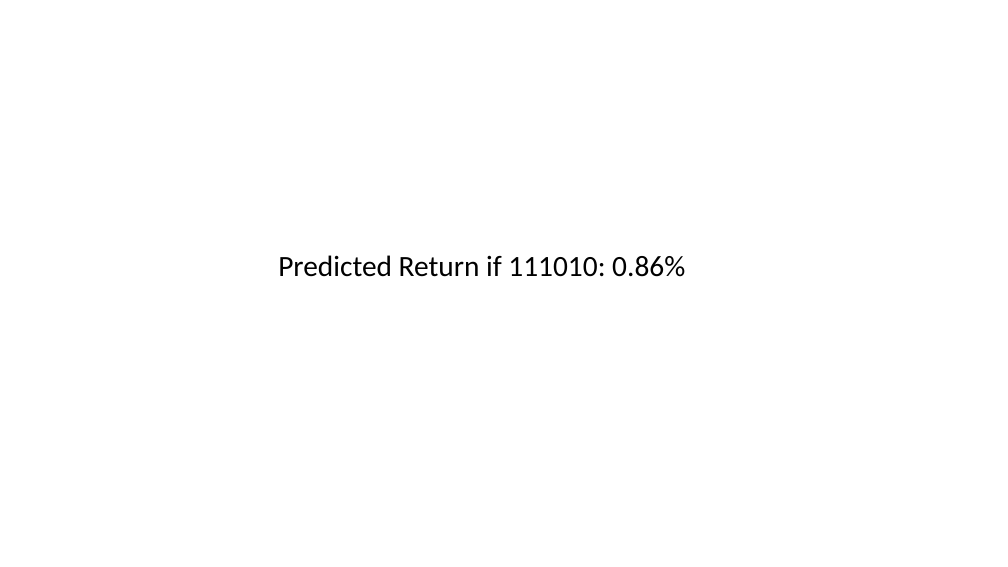
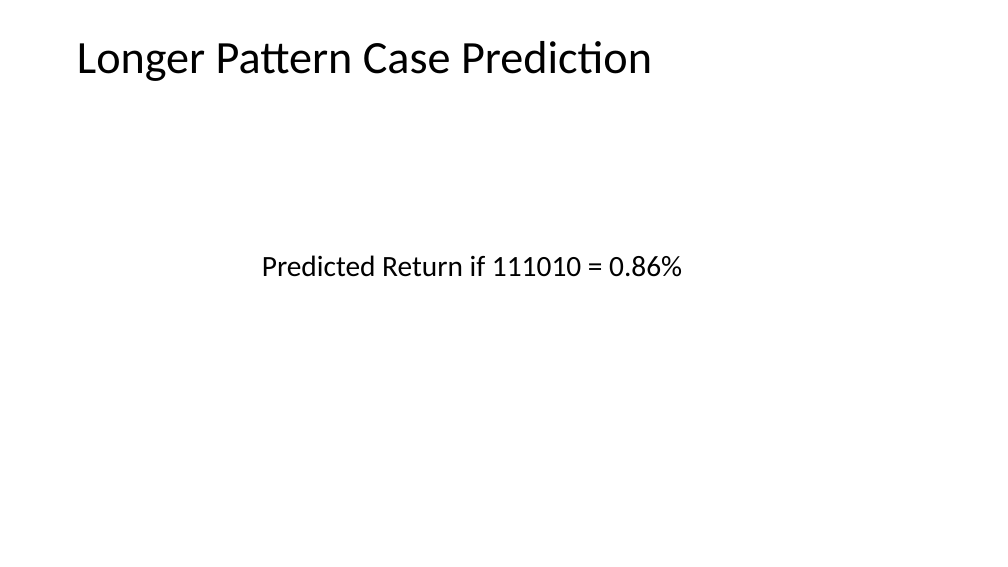
Before and after one commit to christy108/PATTERN_PROJECT_QUANT_WORKSHOP, a slide deck: slide 8 of Presentation/Presentation.pptx. Drawn at 1008x567 pixels with LibreOffice and Linux fonts; fonts in the diff are those of the drawing. Boxes give left, top, right and bottom in pixels: in the first picture for what was removed or moved away, otherwise in the second. Text is boxed around its words. In the diff, an @@ line names an element or a change of style, - is before the commit and + after.

```diff
--- a/Presentation/Presentation.pptx
+++ b/Presentation/Presentation.pptx
@@ title added at <box>77,41,652,81</box>, 44 pt, text #000000 @@
+Longer Pattern Case Prediction
@@ text at <box>262,255,682,277</box>: text changed @@
-Predicted Return if 111010: 0.86%
+Predicted Return if 111010 = 0.86%
```
Also in this commit, not shown: 11 other slides changed, 17 slides added, 2 slides removed.
